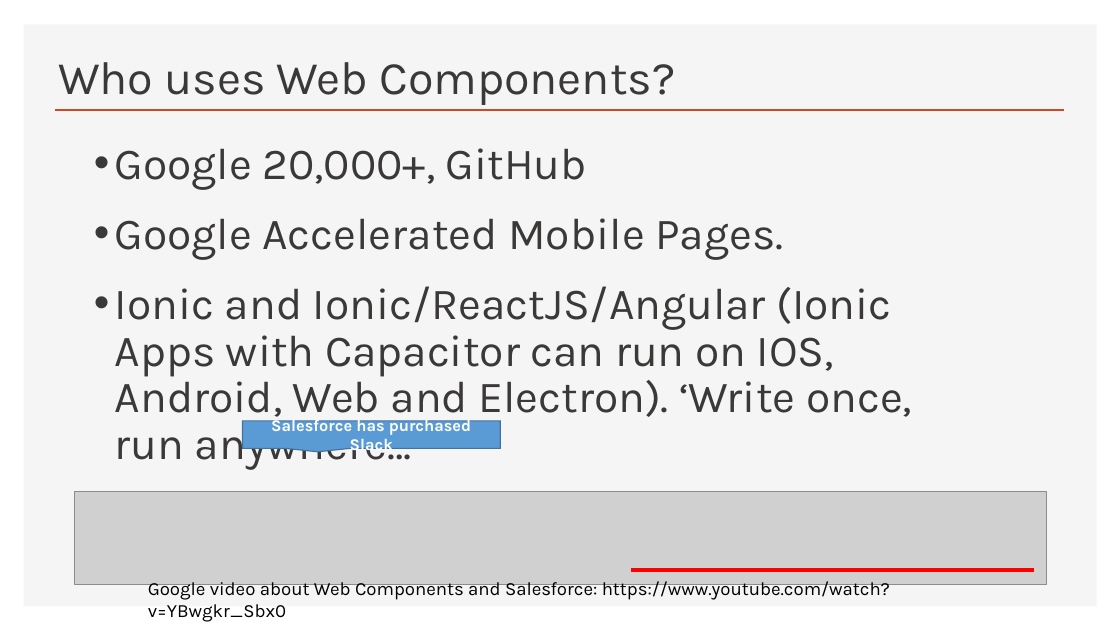
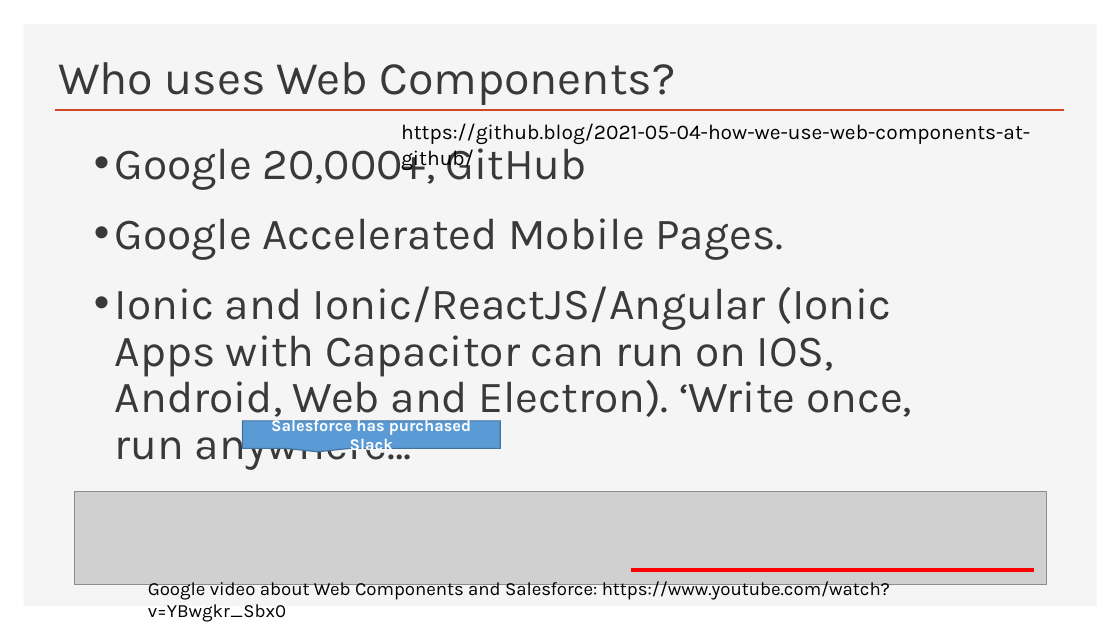
Before and after one commit to Python-Test-Engineer/web-components-v1, a slide deck: slide 39 of SLIDES/talk.pptx (slide 38 before the commit). Drawn at 1120x630 pixels with LibreOffice and Linux fonts; fonts in the diff are those of the drawing; grey boxes stand for pictures. Boxes give left, top, right and bottom in pixels: in the first picture for what was removed or moved away, otherwise in the second. Text is boxed around its words. In the diff, an @@ line names an element or a change of style, - is before the commit and + after.

```diff
--- a/SLIDES/talk.pptx
+++ b/SLIDES/talk.pptx
@@ text added at [401, 123, 1030, 144], 18 pt, text #000000 @@
+https://github.blog/2021-05-04-how-we-use-web-components-at-github/
```
Also in this commit, not shown: 10 other slides changed, 2 other files.
